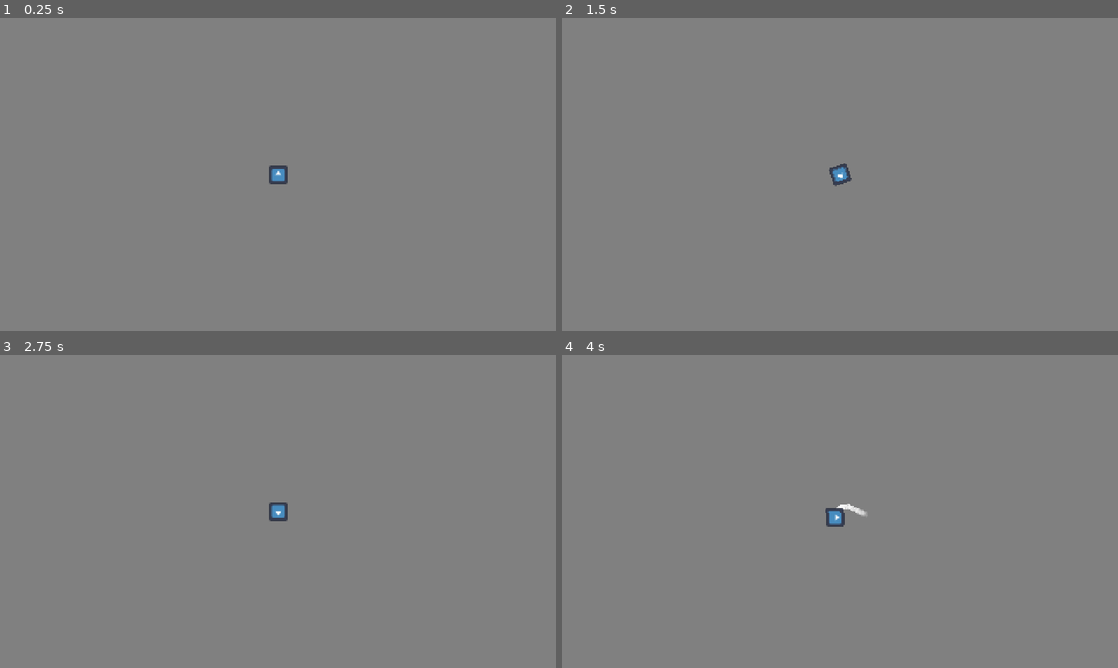
Above: before the commit, frames 1-4 (two rows, left to right).
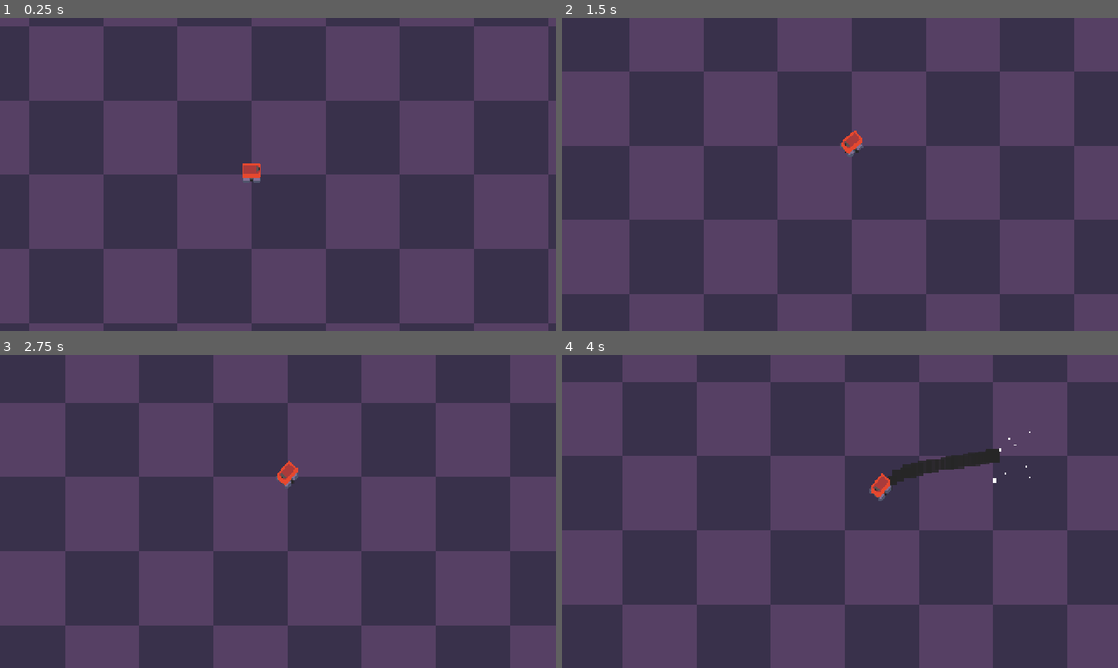
Above: after the commit, the same moments.

Repository: CiberTurtle/Mush-Vroom
Game: Godot game, scene res://scenes/testing_scene.tscn
Same seed, same stepped clock (60 frames per second), same inputs: the game is played once before the commit and once after it. The engine's default icon, where the game draws it, is replaced by a stand-in: a white triangle on a blue panel in a dark square.
Inputs:
- Up to frame 1 (0.25 s): no input
- Up to frame 2 (1.5 s): hold Right (turn_right) 0.53-1.28 s; hold X (break) 0.53-1.28 s; hold Left (turn_left) from 1.28 s (still down); tap X (break) at 1.35 s
- Up to frame 3 (2.75 s): release Left (turn_left) at 2.03 s; hold Right (turn_right) from 2.03 s (still down); hold X (break) from 2.03 s (still down)
- Up to frame 4 (4 s): release Right (turn_right) at 2.78 s; release X (break) at 2.78 s; hold Z (accelerate) 2.78-3.53 s; tap X (break) at 2.85 s; hold Left (turn_left) from 3.53 s (still down); hold X (break) from 3.53 s (still down)

The runs differ from the first frame. In frame 1, 100% of the frame differs, in the area x 0-100%, y 0-100%; in frame 2, 100%; in frame 3, 100%; in frame 4, 100%.

Commit message:
movement, camera, and particles

Diff:
--- a/project.godot
+++ b/project.godot
@@ -13,9 +13,21 @@
 "class": &"Driver",
 "language": &"GDScript",
 "path": "res://scripts/driver.gd"
+}, {
+"base": "Node2D",
+"class": &"SpriteStack",
+"language": &"GDScript",
+"path": "res://scripts/sprite_stack.gd"
+}, {
+"base": "Resource",
+"class": &"SpriteStackModel",
+"language": &"GDScript",
+"path": "res://scripts/resource/sprite_stack_model.gd"
 }]
 _global_script_class_icons={
-"Driver": ""
+"Driver": "",
+"SpriteStack": "",
+"SpriteStackModel": ""
 }
 
 [application]
@@ -54,6 +66,7 @@
 accelerate={
 "deadzone": 0.5,
 "events": [Object(InputEventKey,"resource_local_to_scene":false,"resource_name":"","device":0,"window_id":0,"alt_pressed":false,"shift_pressed":false,"ctrl_pressed":false,"meta_pressed":false,"pressed":false,"keycode":0,"physical_keycode":90,"unicode":0,"echo":false,"script":null)
+, Object(InputEventJoypadButton,"resource_local_to_scene":false,"resource_name":"","device":-1,"button_index":2,"pressure":0.0,"pressed":false,"script":null)
 ]
 }
 break={
@@ -64,11 +77,13 @@
 turn_left={
 "deadzone": 0.5,
 "events": [Object(InputEventKey,"resource_local_to_scene":false,"resource_name":"","device":0,"window_id":0,"alt_pressed":false,"shift_pressed":false,"ctrl_pressed":false,"meta_pressed":false,"pressed":false,"keycode":0,"physical_keycode":4194319,"unicode":0,"echo":false,"script":null)
+, Object(InputEventJoypadMotion,"resource_local_to_scene":false,"resource_name":"","device":-1,"axis":0,"axis_value":-1.0,"script":null)
 ]
 }
 turn_right={
 "deadzone": 0.5,
 "events": [Object(InputEventKey,"resource_local_to_scene":false,"resource_name":"","device":0,"window_id":0,"alt_pressed":false,"shift_pressed":false,"ctrl_pressed":false,"meta_pressed":false,"pressed":false,"keycode":0,"physical_keycode":4194321,"unicode":0,"echo":false,"script":null)
+, Object(InputEventJoypadMotion,"resource_local_to_scene":false,"resource_name":"","device":-1,"axis":0,"axis_value":1.0,"script":null)
 ]
 }
 
--- /dev/null
+++ b/resources/kart.tres
@@ -0,0 +1,11 @@
+[gd_resource type="Resource" load_steps=3 format=3 uid="uid://cc75gdewcso6v"]
+
+[ext_resource type="Script" path="res://scripts/resource/sprite_stack_model.gd" id="1_aft8i"]
+[ext_resource type="Texture2D" uid="uid://dpw54s6pp6v7f" path="res://assets/kart.png" id="2_uaxvw"]
+
+[resource]
+script = ExtResource("1_aft8i")
+texture = ExtResource("2_uaxvw")
+column_count = 3
+row_count = 1
+layers = [2, 3, 1]
--- a/scenes/driver.tscn
+++ b/scenes/driver.tscn
@@ -1,10 +1,40 @@
-[gd_scene load_steps=7 format=3 uid="uid://bls4ju68nmri7"]
+[gd_scene load_steps=13 format=3 uid="uid://bls4ju68nmri7"]
 
 [ext_resource type="Script" path="res://scripts/driver.gd" id="1_5cpup"]
 [ext_resource type="Texture2D" uid="uid://cndrlss6lju7w" path="res://icon.svg" id="1_yrn3a"]
+[ext_resource type="Script" path="res://scripts/sprite_stack.gd" id="3_3endj"]
+[ext_resource type="Resource" uid="uid://cc75gdewcso6v" path="res://resources/kart.tres" id="4_w30rs"]
+
+[sub_resource type="Curve" id="Curve_pgmih"]
+max_value = 128.0
+_data = [Vector2(0, 32), 0.0, 64.0, 0, 1, Vector2(1, 96), 64.0, 0.0, 1, 0]
+point_count = 2
 
 [sub_resource type="CircleShape2D" id="CircleShape2D_fq15i"]
 radius = 6.0
+
+[sub_resource type="Curve" id="Curve_y8ncp"]
+_data = [Vector2(0, 0), 0.0, 0.0, 0, 0, Vector2(0.102439, 0.981818), 0.0, 0.0, 0, 0, Vector2(1, 0), 0.0, 0.0, 0, 0]
+point_count = 3
+
+[sub_resource type="CurveTexture" id="CurveTexture_pjq27"]
+width = 64
+curve = SubResource("Curve_y8ncp")
+
+[sub_resource type="ParticleProcessMaterial" id="ParticleProcessMaterial_obbc0"]
+emission_shape = 3
+emission_box_extents = Vector3(1, 4, 1)
+particle_flag_disable_z = true
+direction = Vector3(-1, 0, 0)
+spread = 25.0
+gravity = Vector3(0, 0, 0)
+initial_velocity_min = 96.0
+initial_velocity_max = 96.0
+orbit_velocity_min = 0.0
+orbit_velocity_max = 0.0
+scale_min = 4.0
+scale_max = 8.0
+scale_curve = SubResource("CurveTexture_pjq27")
 
 [sub_resource type="Gradient" id="Gradient_gf3av"]
 colors = PackedColorArray(1, 1, 1, 1, 1, 1, 1, 0)
@@ -18,10 +48,9 @@
 gravity = Vector3(0, 0, 0)
 orbit_velocity_min = 0.0
 orbit_velocity_max = 0.0
-angle_min = -720.0
-angle_max = 720.0
-scale_min = 4.0
-scale_max = 4.0
+scale_min = 8.0
+scale_max = 12.0
+color = Color(0.14902, 0.14902, 0.14902, 1)
 color_ramp = SubResource("GradientTexture1D_owqrh")
 
 [node name="Driver" type="CharacterBody2D"]
@@ -29,20 +58,42 @@
 collision_mask = 2
 motion_mode = 1
 script = ExtResource("1_5cpup")
-turn_max = 270.0
+move_inc = 12.0
+move_dec = 14.0
+turn_inc = 1.0
+turn_dec = 2.5
+turn_opp = 3.5
+turn_max = 0.75
+lookahead_curve = SubResource("Curve_pgmih")
 
 [node name="CollisionShape2D" type="CollisionShape2D" parent="."]
 shape = SubResource("CircleShape2D_fq15i")
 
+[node name="AccelerateFX" type="GPUParticles2D" parent="."]
+position = Vector2(-4, 0)
+amount = 32
+lifetime = 0.75
+fixed_fps = 60
+process_material = SubResource("ParticleProcessMaterial_obbc0")
+
 [node name="Sprite2D" type="Sprite2D" parent="."]
+visible = false
 texture = ExtResource("1_yrn3a")
 
 [node name="Camera2D" type="Camera2D" parent="."]
+top_level = true
 current = true
 process_callback = 0
 position_smoothing_enabled = true
 
-[node name="GPUParticles2D" type="GPUParticles2D" parent="."]
+[node name="TrailFX" type="GPUParticles2D" parent="."]
 z_index = -1
-amount = 24
+amount = 64
+lifetime = 3.0
+fixed_fps = 60
 process_material = SubResource("ParticleProcessMaterial_kb6e4")
+
+[node name="SpriteStack" type="Node2D" parent="."]
+top_level = true
+script = ExtResource("3_3endj")
+model = ExtResource("4_w30rs")
--- a/scenes/testing_scene.tscn
+++ b/scenes/testing_scene.tscn
@@ -1,7 +1,21 @@
-[gd_scene load_steps=2 format=3 uid="uid://r86fv7by050w"]
+[gd_scene load_steps=3 format=3 uid="uid://r86fv7by050w"]
 
 [ext_resource type="PackedScene" uid="uid://bls4ju68nmri7" path="res://scenes/driver.tscn" id="1_toeap"]
+[ext_resource type="Texture2D" uid="uid://ibmf2vj0noc" path="res://assets/grid_bg.png" id="2_qpmyt"]
 
 [node name="Testing Scene" type="Node2D"]
 
 [node name="Driver" parent="." instance=ExtResource("1_toeap")]
+
+[node name="ParallaxBackground" type="ParallaxBackground" parent="."]
+
+[node name="ParallaxLayer" type="ParallaxLayer" parent="ParallaxBackground"]
+motion_mirroring = Vector2(2048, 2048)
+
+[node name="NinePatchRect" type="NinePatchRect" parent="ParallaxBackground/ParallaxLayer"]
+offset_right = 32.0
+offset_bottom = 32.0
+scale = Vector2(64, 64)
+texture = ExtResource("2_qpmyt")
+axis_stretch_horizontal = 1
+axis_stretch_vertical = 1
--- a/scripts/driver.gd
+++ b/scripts/driver.gd
@@ -2,18 +2,20 @@
 
 # speed
 var move_spd := 0.0
-@export var move_inc := 64.0
-@export var move_dec := 128.0
-@export var move_break := 128.0
-@export var move_max := 256.0 + 128.0
-@export var move_back_max := 64.0 + 32.0
+@export var move_inc := 8.0
+@export var move_dec := 8.0
+@export var move_break := 8.0
+@export var move_max := 16.0
+@export var move_back_max := 6.0
 
 # turn
 var turn_spd := 0.0
-@export var turn_inc := 90.0
-@export var turn_dec := 120.0
-@export var turn_opp := 180.0
-@export var turn_max := 360.0
+@export var turn_inc := 0.25
+@export var turn_dec := 0.40
+@export var turn_opp := 0.50
+@export var turn_max := 1.00
+
+@export var lookahead_curve: Curve
 
 # input
 var _input_accelerate := false
@@ -24,6 +26,8 @@
 	_input_accelerate = Input.is_action_pressed('accelerate')
 	_input_break = Input.is_action_pressed('break')
 	_input_turn = Input.get_axis('turn_left', 'turn_right')
+
+	$AccelerateFX.emitting = _input_accelerate
 
 func _physics_process(delta: float) -> void:
 	if _input_break:
@@ -38,19 +42,24 @@
 		var move_sign: float = sign(turn_spd)
 
 		if input_sign == move_sign:
-			turn_spd = move_toward(turn_spd, turn_max * input_sign, turn_inc)
+			turn_spd = move_toward(turn_spd, turn_max * input_sign, turn_inc * delta)
 		else:
-			turn_spd = move_toward(turn_spd, turn_max * input_sign, turn_opp)
+			turn_spd = move_toward(turn_spd, turn_max * input_sign, turn_opp * delta)
 		#turn_spd = move_toward(turn_spd, turn_max * input_sign, turn_spd)
 	else:
-		turn_spd = move_toward(turn_spd, 0.0, turn_dec)
+		turn_spd = move_toward(turn_spd, 0.0, turn_dec * delta)
 
 	# var forward := transform.basis_xform(Vector2.RIGHT) # longer
 	var forward := Vector2.RIGHT.rotated(rotation) # shorter
 
 	# rotate
-	rotate(deg_to_rad(turn_spd) * delta)
+	rotate(turn_to_rad(turn_spd) * delta)
 
 	# move
-	velocity = forward * move_spd
+	velocity = forward * (move_spd * 16)
 	move_and_slide()
+
+	$Camera2D.position = position + forward * lookahead_curve.sample_baked(move_spd / move_max)
+
+func turn_to_rad(turn: float) -> float:
+	return 2.0 * PI * turn
--- /dev/null
+++ b/scripts/resource/sprite_stack_model.gd
@@ -0,0 +1,7 @@
+class_name SpriteStackModel extends Resource
+
+@export var texture: Texture2D
+@export var column_count := 3
+@export var row_count := 1
+
+@export var layers: Array[int] = []
--- /dev/null
+++ b/scripts/sprite_stack.gd
@@ -0,0 +1,30 @@
+class_name SpriteStack extends Node2D
+
+@export var model: SpriteStackModel
+
+var rot := 0.0
+
+func _ready() -> void:
+	var index := 0
+	for i in model.layers.size():
+		var layer := model.layers[i]
+
+		for _i in layer:
+			var sprite := Sprite2D.new()
+			sprite.texture = model.texture
+			sprite.hframes = model.column_count
+			sprite.vframes = model.row_count
+			sprite.frame = i
+
+			sprite.position.y = -index
+
+			add_child(sprite)
+
+			index += 1
+
+func _process(delta: float) -> void:
+	position = get_parent().global_position
+	rot = get_parent().global_rotation
+
+	for child in get_children():
+		child.rotation = rot
Binary file added: assets/grid_bg.png
Not shown, added: assets/grid_bg.png.import
Binary file added: assets/kart.ase
Binary file added: assets/kart.png
Not shown, added: assets/kart.png.import
